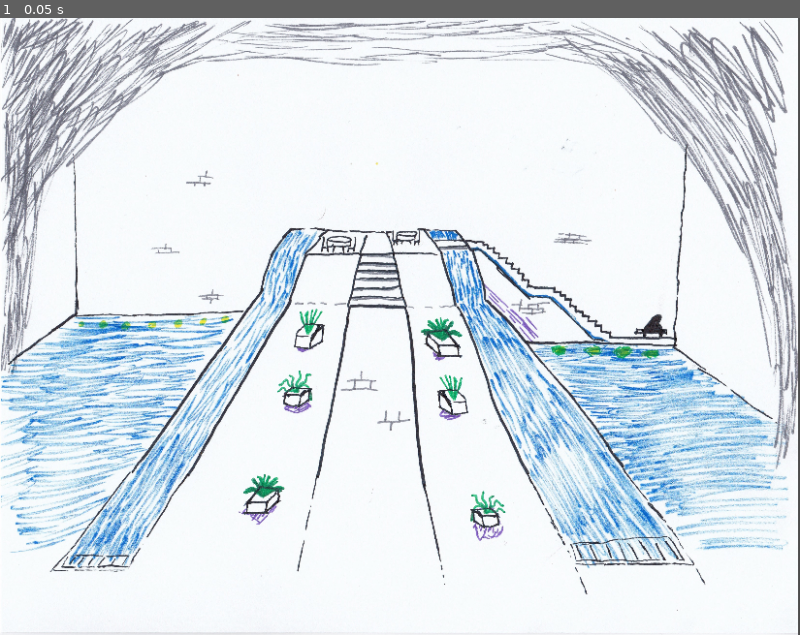
Above: before the commit, frame 1.
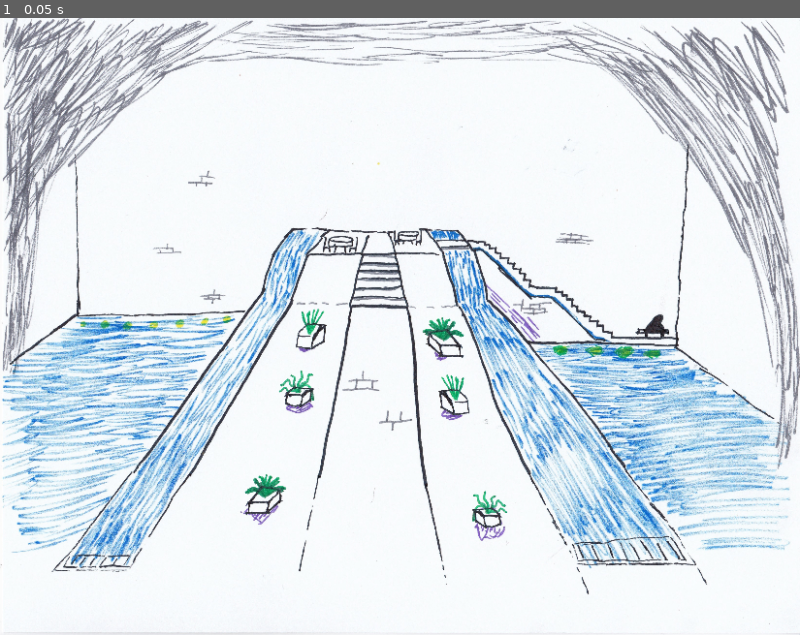
Above: after the commit, the same moment.

Repository: Swepedia/Flatgame
Game: Godot game, scene res://Entrance.tscn
The game is run twice, just before and just after one commit, with the same random seed, the same clock (stepped at 60 frames per second) and the same inputs.
Inputs:
- Up to frame 1 (0.05 s): no input

The runs differ from the first frame. In frame 1, 20% of the frame differs, in the area x 0-100%, y 0-100%.

Commit message:
Center background

Diff:
--- a/Entrance.tscn
+++ b/Entrance.tscn
@@ -13,7 +13,7 @@
 [node name="Entrance" type="Node2D"]
 
 [node name="Background" type="Sprite" parent="."]
-position = Vector2( 410.734, 318.76 )
+position = Vector2( 412.5, 318.76 )
 scale = Vector2( 0.25, 0.25 )
 texture = ExtResource( 1 )
 
@@ -46,6 +46,7 @@
 flip_h = true
 
 [node name="Navigation2D" type="Navigation2D" parent="."]
+position = Vector2( 2.37842, 0 )
 
 [node name="NavigationPolygonInstance" type="NavigationPolygonInstance" parent="Navigation2D"]
 navpoly = SubResource( 1 )
